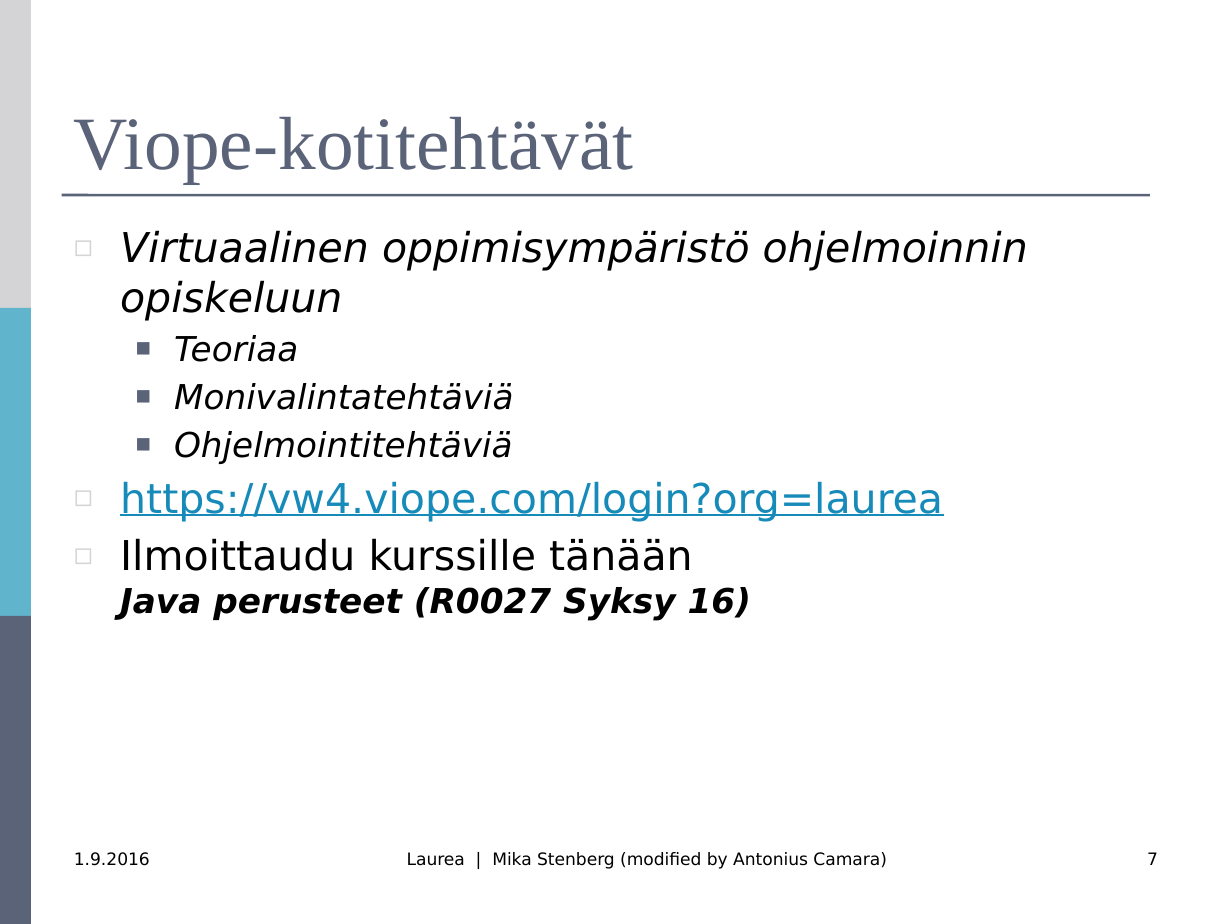
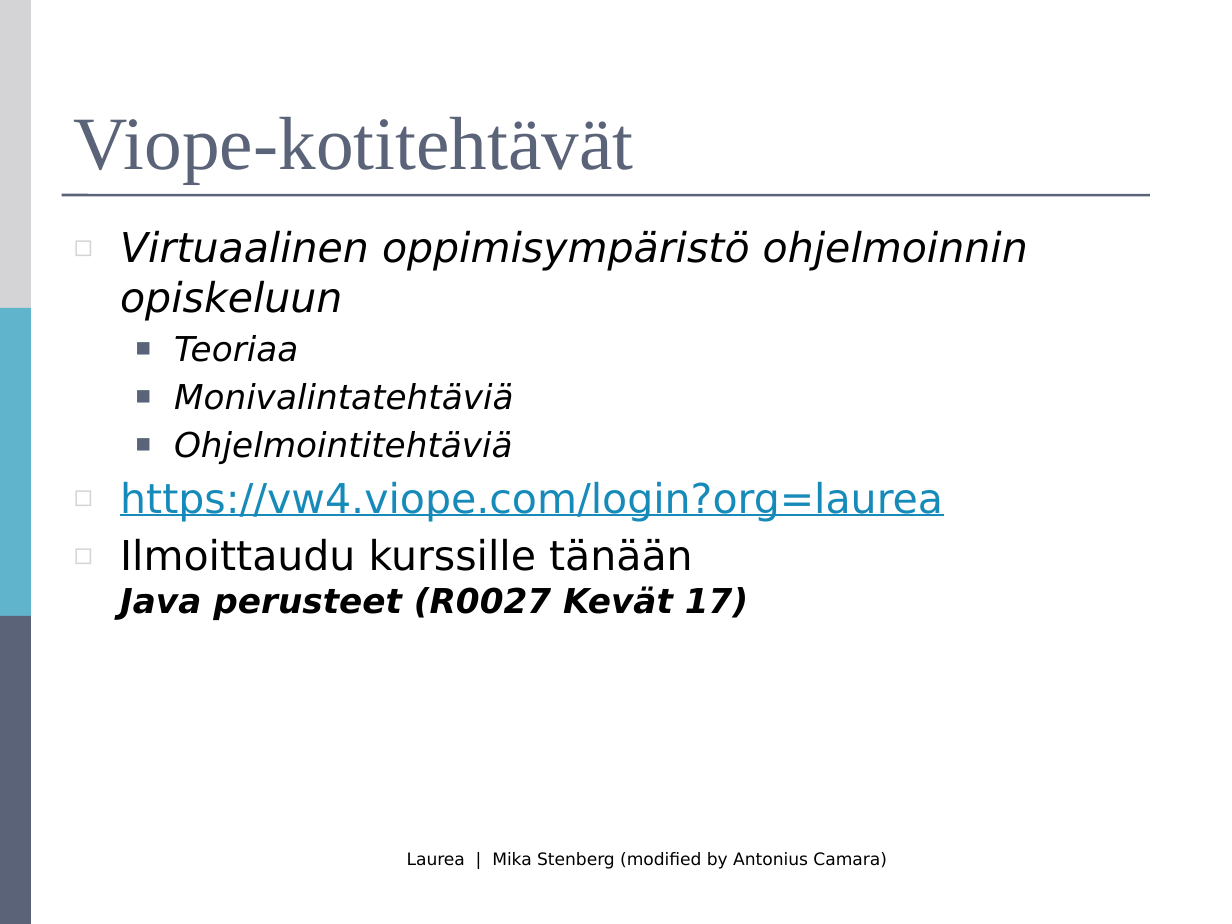
Before and after one commit to mjstenbe/OO_2017, a slide deck: slide 7 of Lecture materials (Antonius)/R0027-Luento-1-Intro.pptx. Drawn at 1232x924 pixels with LibreOffice and Linux fonts; fonts in the diff are those of the drawing. Boxes give left, top, right and bottom in pixels: in the first picture for what was removed or moved away, otherwise in the second. Text is boxed around its words. In the diff, an @@ line names an element or a change of style, - is before the commit and + after.

```diff
--- a/Lecture materials (Antonius)/R0027-Luento-1-Intro.pptx
+++ b/Lecture materials (Antonius)/R0027-Luento-1-Intro.pptx
@@ text at (120,538,748,620): text changed @@
-◻ Ilmoittaudu kurssille tänään
-  Java perusteet (R0027 Syksy 16)
+◻ Ilmoittaudu kurssille tänään
+  Java perusteet (R0027 Kevät 17)
@@ text removed at (74,852,150,866) @@
-1.9.2016
@@ page number removed at (1147,852,1158,865) @@
-7
```
Also in this commit, not shown: 32 other slides changed, 5 other files.
